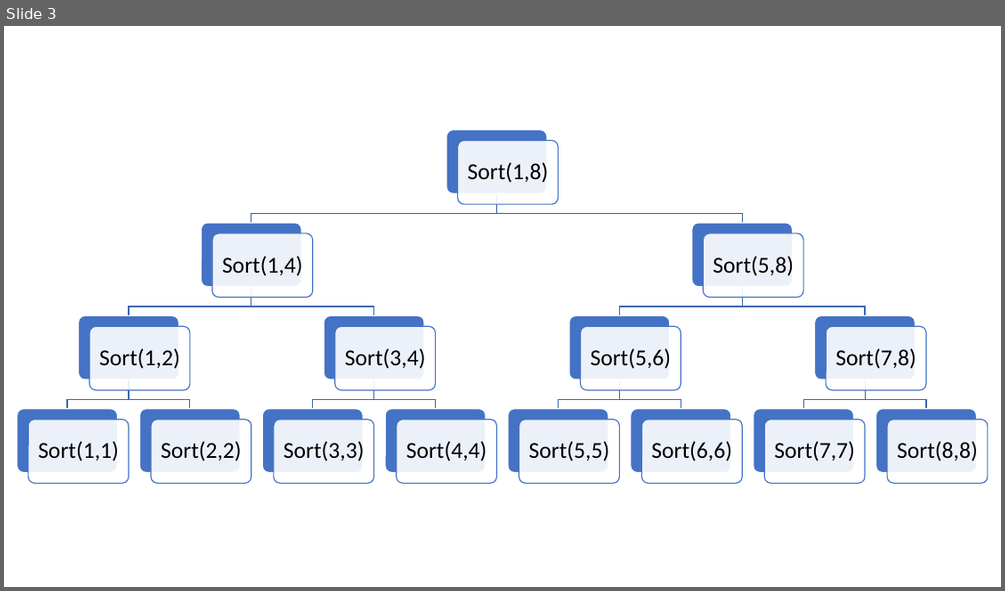
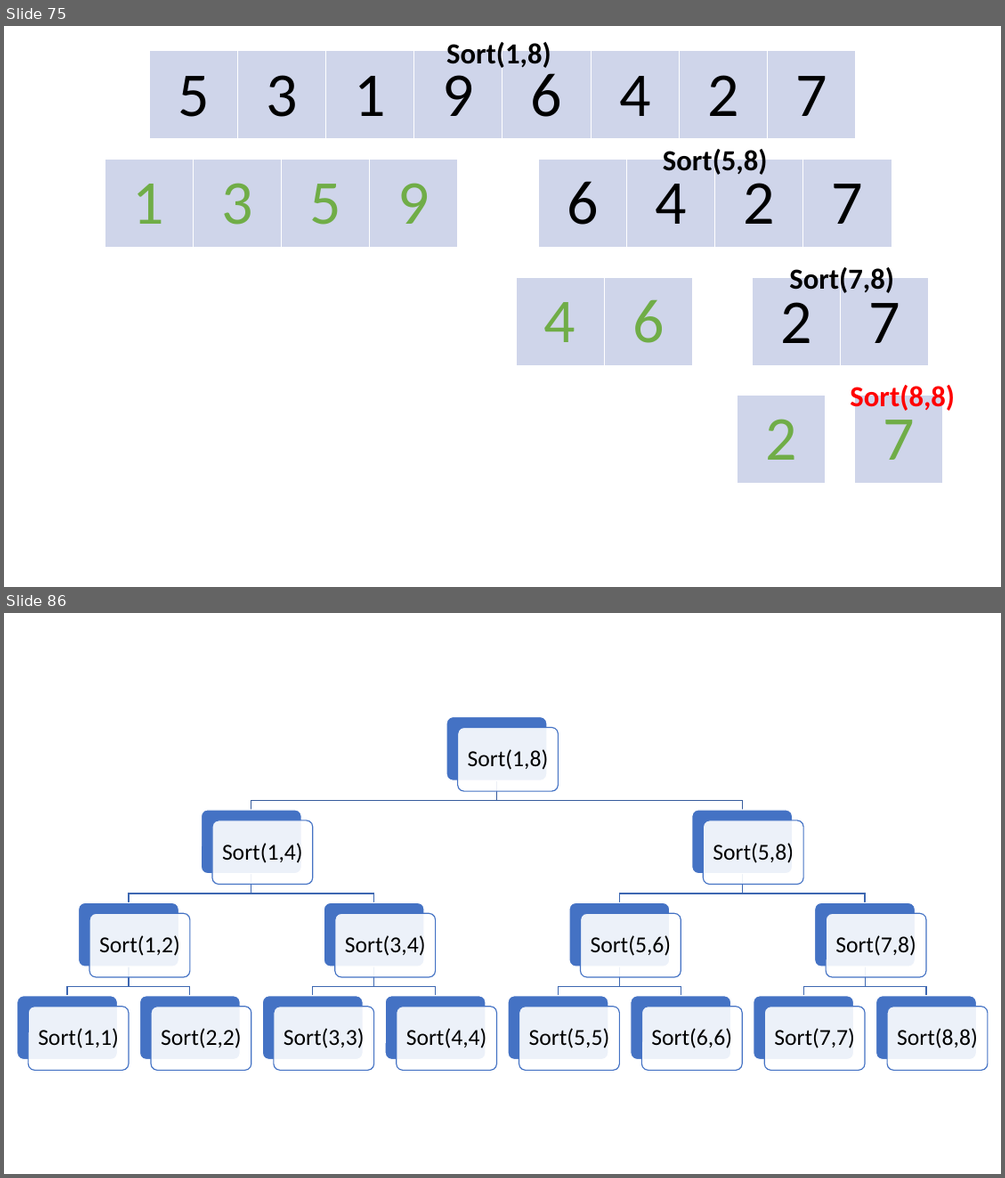
Before and after one commit to blackbat13/CS-HTiEW, a slide deck: Wprowadzenie do rekurencji 2/I. Wprowadzenie do rekurencji 2/Sortowanie przez scalanie.pptx. Shown one above the other, each under a label of ours: slide 3 before the commit, slides 75 and 86 after it; the slides between them are not shown. The pictures are 1005x591 and 1005x1178 pixels, drawn with LibreOffice and Linux fonts; fonts in the diff are those of the drawing. Boxes give left, top, right and bottom in pixels: in the first picture for what was removed or moved away, otherwise in the second. Text is boxed around its words. In the diff, an @@ line names an element or a change of style, - is before the commit and + after.

```diff
--- a/Wprowadzenie do rekurencji 2/I. Wprowadzenie do rekurencji 2/Sortowanie przez scalanie.pptx
+++ b/Wprowadzenie do rekurencji 2/I. Wprowadzenie do rekurencji 2/Sortowanie przez scalanie.pptx
@@ slide 75 added at (4, 26, 1001, 587), background #FFFFFF @@
@@ table added at (149, 51, 855, 139), 1 rows, 8 columns @@
+5 | 3 | 1 | 9 | 6 | 4 | 2 | 7
@@ text added at (446, 39, 551, 70), 28 pt, text #000000, bold @@
+Sort(1,8)
@@ text added at (663, 146, 768, 177), 28 pt, text #000000, bold @@
+Sort(5,8)
@@ table added at (105, 160, 458, 248), 1 rows, 4 columns @@
+1 | 3 | 5 | 9
@@ table added at (539, 160, 891, 248), 1 rows, 4 columns @@
+6 | 4 | 2 | 7
@@ text added at (789, 265, 894, 296), 28 pt, text #000000, bold @@
+Sort(7,8)
@@ table added at (517, 277, 693, 365), 1 rows, 2 columns @@
+4 | 6
@@ table added at (752, 277, 928, 365), 1 rows, 2 columns @@
+2 | 7
@@ table added at (736, 394, 825, 483), 1 rows, 1 columns @@
+2
@@ text added at (850, 382, 955, 413), 28 pt, text #FF0000, bold @@
+Sort(8,8)
@@ table added at (855, 394, 943, 483), 1 rows, 1 columns @@
+7
@@ what was slide 3 is now slide 86 @@
```
Also in this commit, not shown: 3 slides changed, 84 other slides added.
